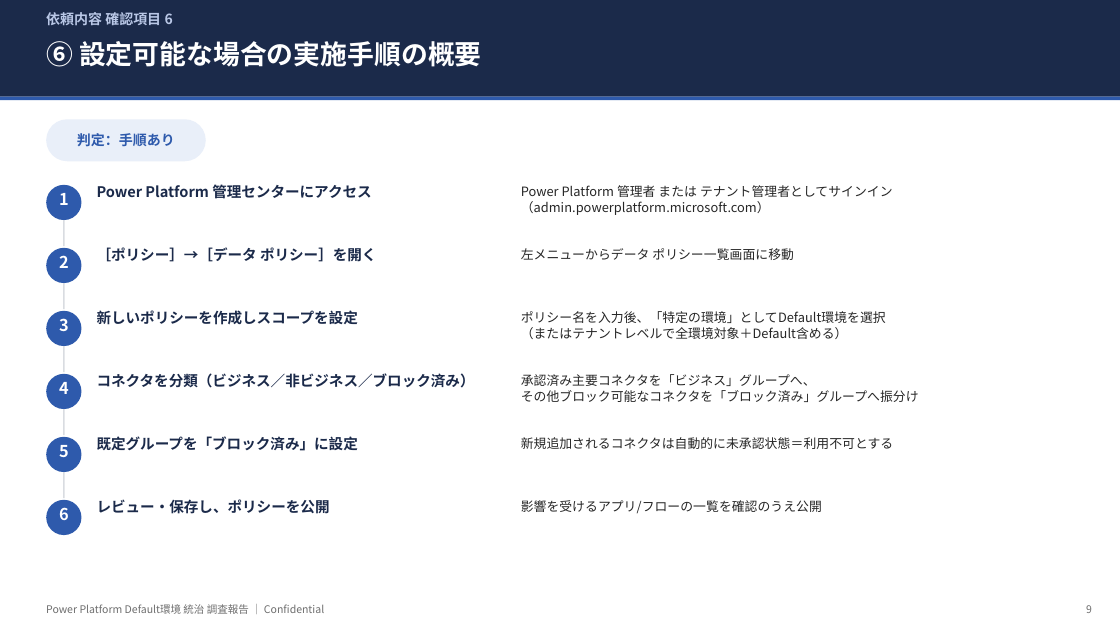
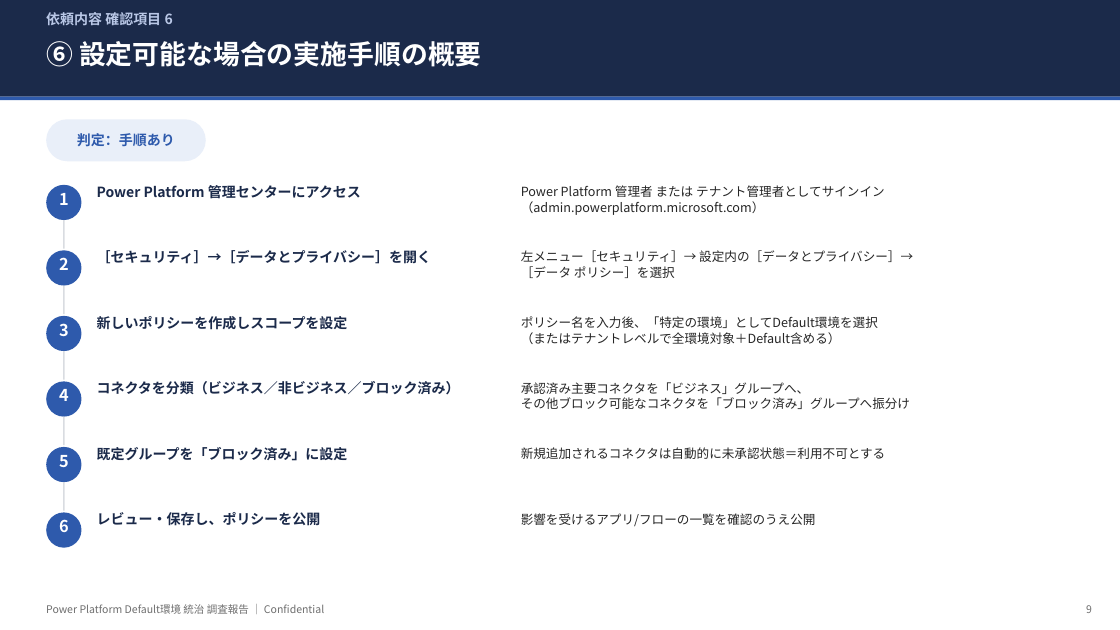
Before and after one commit to takuyanakamura881awc-beep/awc-naka881-repo, a slide deck: slide 9 of docs/PowerPlatform_DefaultEnv_Governance_Report.pptx. Drawn at 1120x630 pixels with LibreOffice and Linux fonts; fonts in the diff are those of the drawing. Boxes give left, top, right and bottom in pixels: in the first picture for what was removed or moved away, otherwise in the second. Text is boxed around its words. In the diff, an @@ line names an element or a change of style, - is before the commit and + after.

```diff
--- a/docs/PowerPlatform_DefaultEnv_Governance_Report.pptx
+++ b/docs/PowerPlatform_DefaultEnv_Governance_Report.pptx
@@ text at (x1=97, y1=250, x2=432, y2=264): text changed; size 12.5 to 12 pt @@
-［ポリシー］→［データ ポリシー］を開く
+［セキュリティ］→［データとプライバシー］を開く
@@ text at (x1=521, y1=250, x2=913, y2=278): text changed; size 11 to 10.8 pt @@
-左メニューからデータ ポリシー一覧画面に移動
+左メニュー［セキュリティ］→ 設定内の［データとプライバシー］→
+［データ ポリシー］を選択
@@ 2 ellipses, 2 rectangles, 1 text moved together from (x1=46, y1=283, x2=82, y2=409) to (x1=46, y1=286, x2=82, y2=417) @@
@@ 6 texts, 2 rectangles, 1 ellipse moved together from (x1=46, y1=373, x2=919, y2=498) to (x1=46, y1=381, x2=910, y2=511) @@
@@ 3 texts, 1 ellipse moved together from (x1=46, y1=499, x2=822, y2=535) to (x1=46, y1=512, x2=816, y2=548) @@
@@ size 12.5 to 12 pt in 5 elements at (x1=97, y1=185, x2=361, y2=199), (x1=97, y1=316, x2=348, y2=330), (x1=97, y1=381, x2=460, y2=395), (x1=97, y1=447, x2=348, y2=461), (x1=97, y1=512, x2=321, y2=526) @@
@@ size 11 to 10.8 pt in 5 elements at (x1=521, y1=185, x2=885, y2=215), (x1=521, y1=316, x2=878, y2=344), (x1=521, y1=382, x2=910, y2=409), (x1=521, y1=447, x2=886, y2=459), (x1=521, y1=513, x2=816, y2=527) @@
```
Also in this commit, not shown: 12 other slides changed, 1 slide added.
